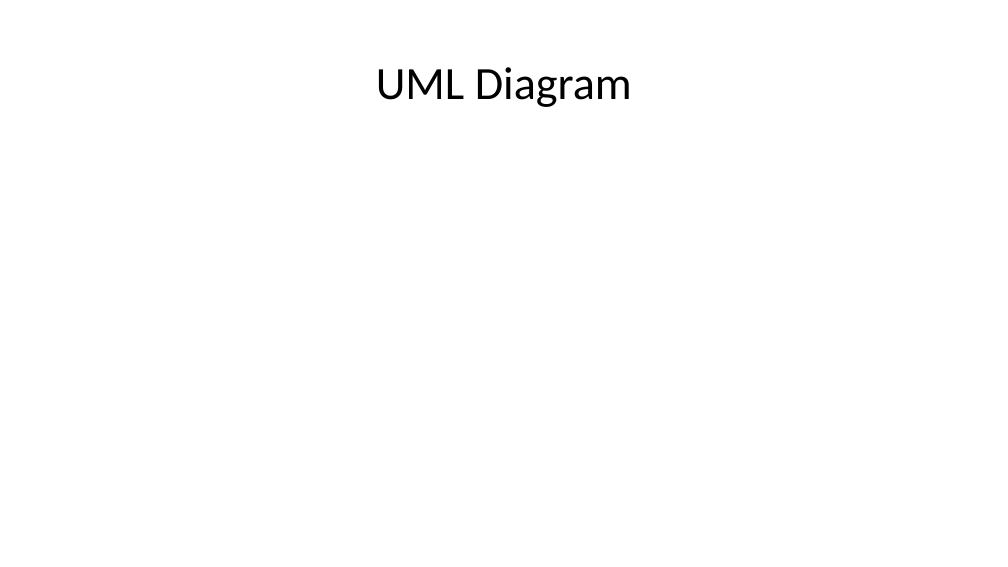
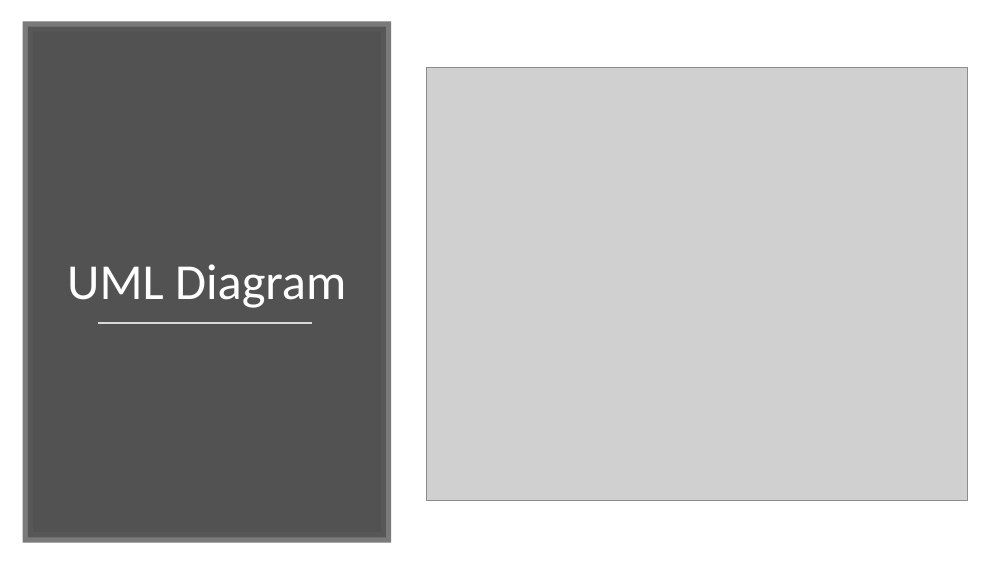
Before and after one commit to arocho032/CEN4010-Team-5, a slide deck: slide 4 of specifications/deliv1/SOS Deliverable 1 Presentation.pptx. Drawn at 1008x567 pixels with LibreOffice and Linux fonts; fonts in the diff are those of the drawing; grey boxes stand for pictures. Boxes give left, top, right and bottom in pixels: in the first picture for what was removed or moved away, otherwise in the second. Text is boxed around its words. In the diff, an @@ line names an element or a change of style, - is before the commit and + after.

```diff
--- a/specifications/deliv1/SOS Deliverable 1 Presentation.pptx
+++ b/specifications/deliv1/SOS Deliverable 1 Presentation.pptx
@@ rectangle added at [28, 26, 386, 538], fill #404040 at 90% opacity, outline #595959 10 pt @@
@@ title "UML Diagram": place and size @@
-title "UML Diagram" at [376, 67, 632, 107]
+title "UML Diagram" at [67, 264, 346, 308]
@@ title "UML Diagram" at [67, 264, 346, 308]: size 44 to 48 pt, text colour #000000 to #FFFFFF; vertical alignment middle to bottom @@
@@ picture added at [426, 67, 969, 501] @@
@@ line added from (98, 324) to (312, 324), #D9D9D9 1.75 pt @@
```
Also in this commit, not shown: 9 other slides changed, 4 slides added, 4 slides removed, 1 other file.
